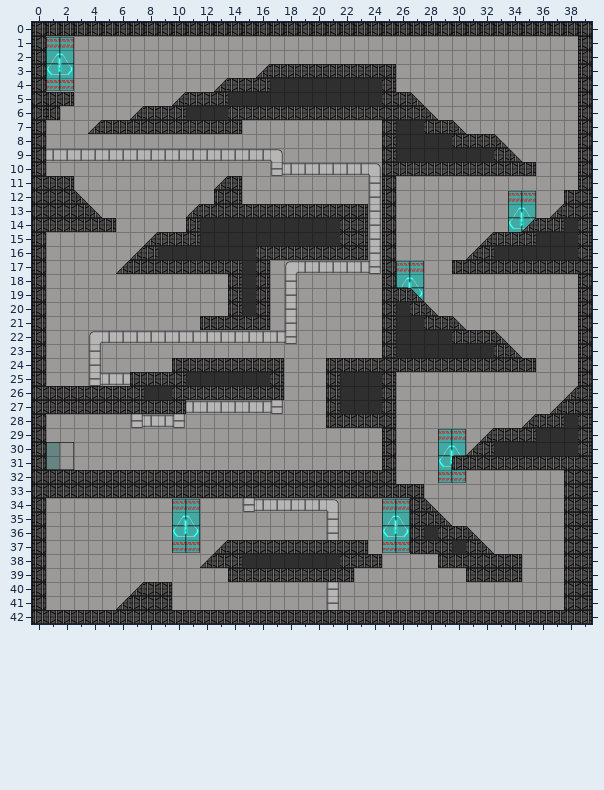
An edit to a level. Tiled map (JSON), level/lv_02.json. Above: the version before the commit.
Cells are 32x32 px. Shown: x 0..39, y 0..42.
New version:
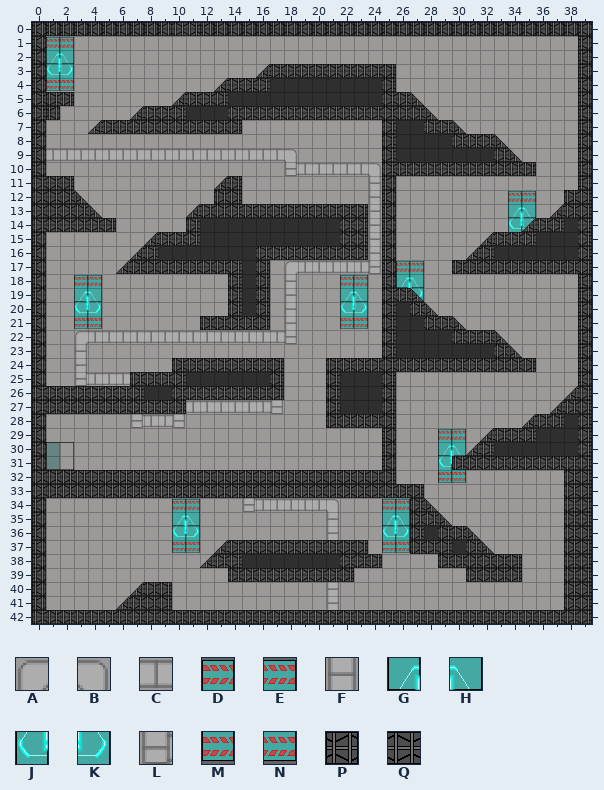
Key: from "tile_set_lab": A 0, B 0 turned 90, C 1, D 4, E 5, F 12, G 16, H 17, J 28, K 29, L 36, M 40, N 41, P 79, Q 81.
_ is an empty cell.
Tiles of an added or newly shown layer are drawn over the layers below it.
See-through tiles are keyed as they look on the map.
The exact change:
layer "toyo_lv_02" opacity 100% -> 68%
Layer "deco_lv_02":
Tile D is added in row 18 at x 3 and 22.
Tile E is added in row 18 at x 4 and 23.
Tile G is added in row 19 at x 3 and 22.
Tile H is added in row 19 at x 4 and 23.
Tile J is added in row 20 at x 3 and 22.
Tile K is added in row 20 at x 4 and 23.
Tile M is added in row 21 at x 3 and 22.
Tile N is added in row 21 at x 4 and 23.
Layer "toyo_lv_02":
Tile A is added in row 22 at x 3.
Tile B is added in row 9 at x 18.
Tile C replaces tile A in row 22 at x 4.
Tile C replaces tile B in row 9 at x 17.
Tile C replaces tile L in row 25 at x 4.
Tile F is added in rows 23 to 24 at x 3.
Tile L replaces tile C in row 10 at x 18.
Tile L is added in row 25 at x 3.
Tile F is removed in rows 23 to 24 at x 4.
Tile L is removed in row 10 at x 17.
Layer "mur_lv_02" (added):
Tile Q is added in row 0 at x 10 to 11.
Layer "sol_lv_02":
Tile P is removed in row 0 at x 10 to 11.
